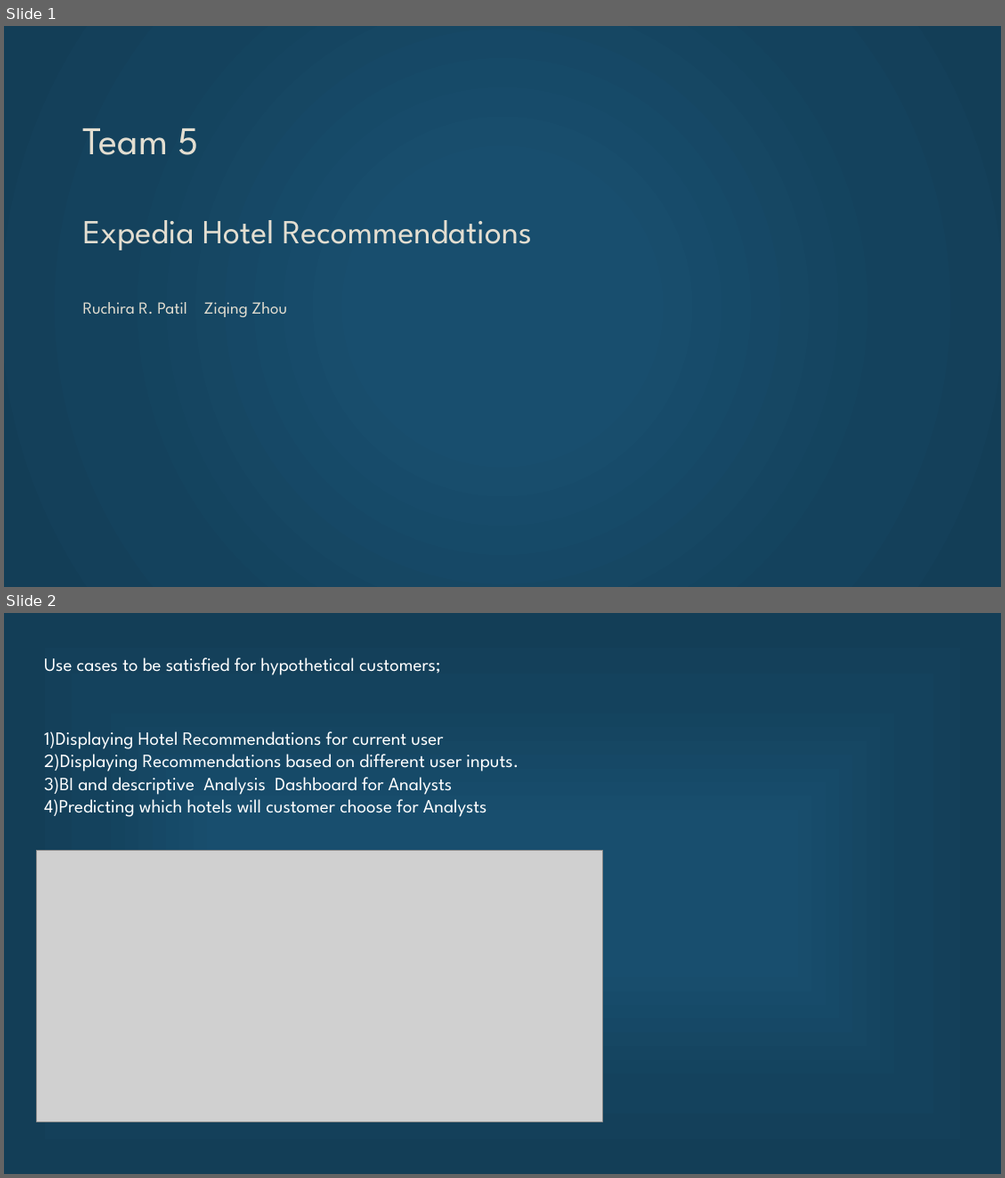
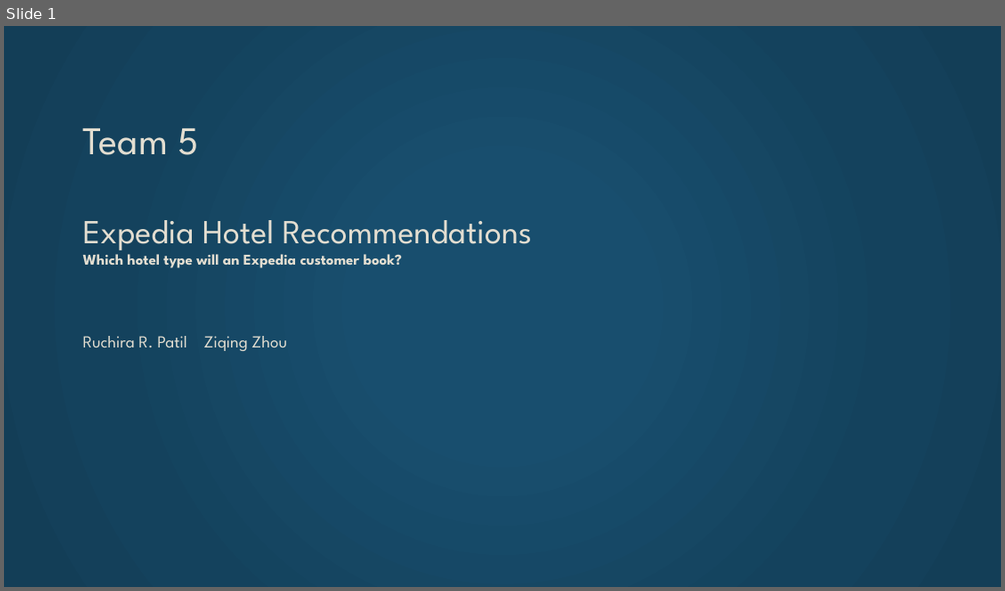
Before and after one commit to Ruchi2729/Scala-Final-Project, a slide deck: Final pre.pptx. Shown one above the other, each under a label of ours: slides 1 and 2 before the commit, slide 1 after it. The pictures are 1005x1178 and 1005x591 pixels, drawn with LibreOffice and Linux fonts; fonts in the diff are those of the drawing; grey boxes stand for pictures. Boxes give left, top, right and bottom in pixels: in the first picture for what was removed or moved away, otherwise in the second. Text is boxed around its words. In the diff, an @@ line names an element or a change of style, - is before the commit and + after.

```diff
--- a/Final pre.pptx
+++ b/Final pre.pptx
@@ slide 2 removed at [4,613,1001,1174], background gradient #184E6E to #14425D to #133E57 @@
@@ text removed at [44,657,441,675] @@
-Use cases to be satisfied for hypothetical customers;
@@ text removed at [44,731,518,817] @@
-1)Displaying Hotel Recommendations for current user
-2)Displaying Recommendations based on different user inputs.
-3)BI and descriptive Analysis Dashboard for Analysts
-4)Predicting which hotels will customer choose for Analysts
@@ picture removed at [37,850,603,1121] @@
@@ slide 1 changed as well @@
@@ title at [83,128,532,351]: text changed; size 32.4 to 14.4 pt @@
-Team 5
-Expedia Hotel Recommendations
-Ruchira R. Patil Ziqing Zhou
+Team 5
+Expedia Hotel Recommendations
+Which hotel type will an Expedia customer book?
+Ruchira R. Patil Ziqing Zhou
```
Also in this commit, not shown: 4 other slides changed, 3 slides added, 2 other slides removed, 1 other file.
